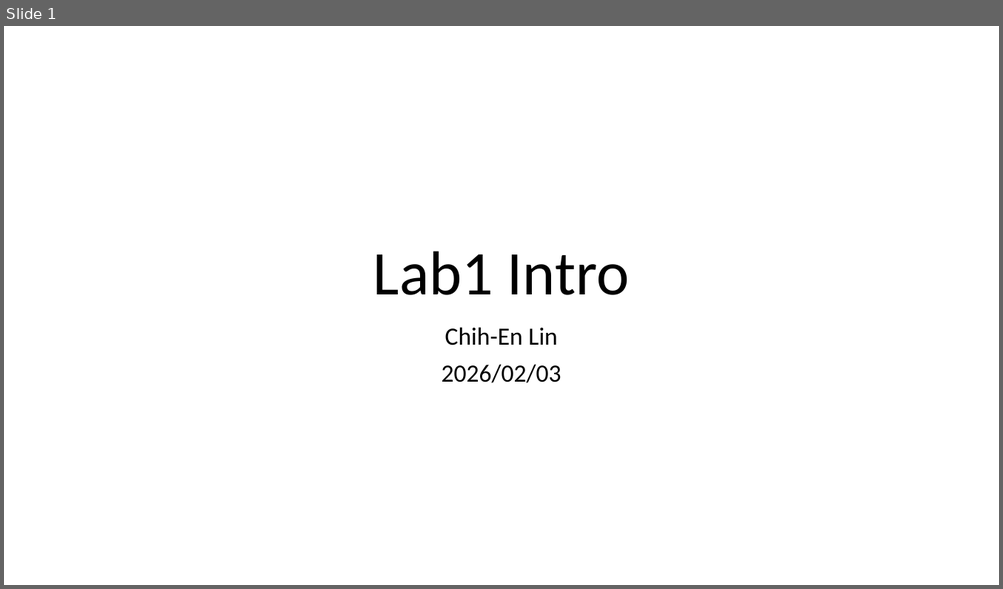
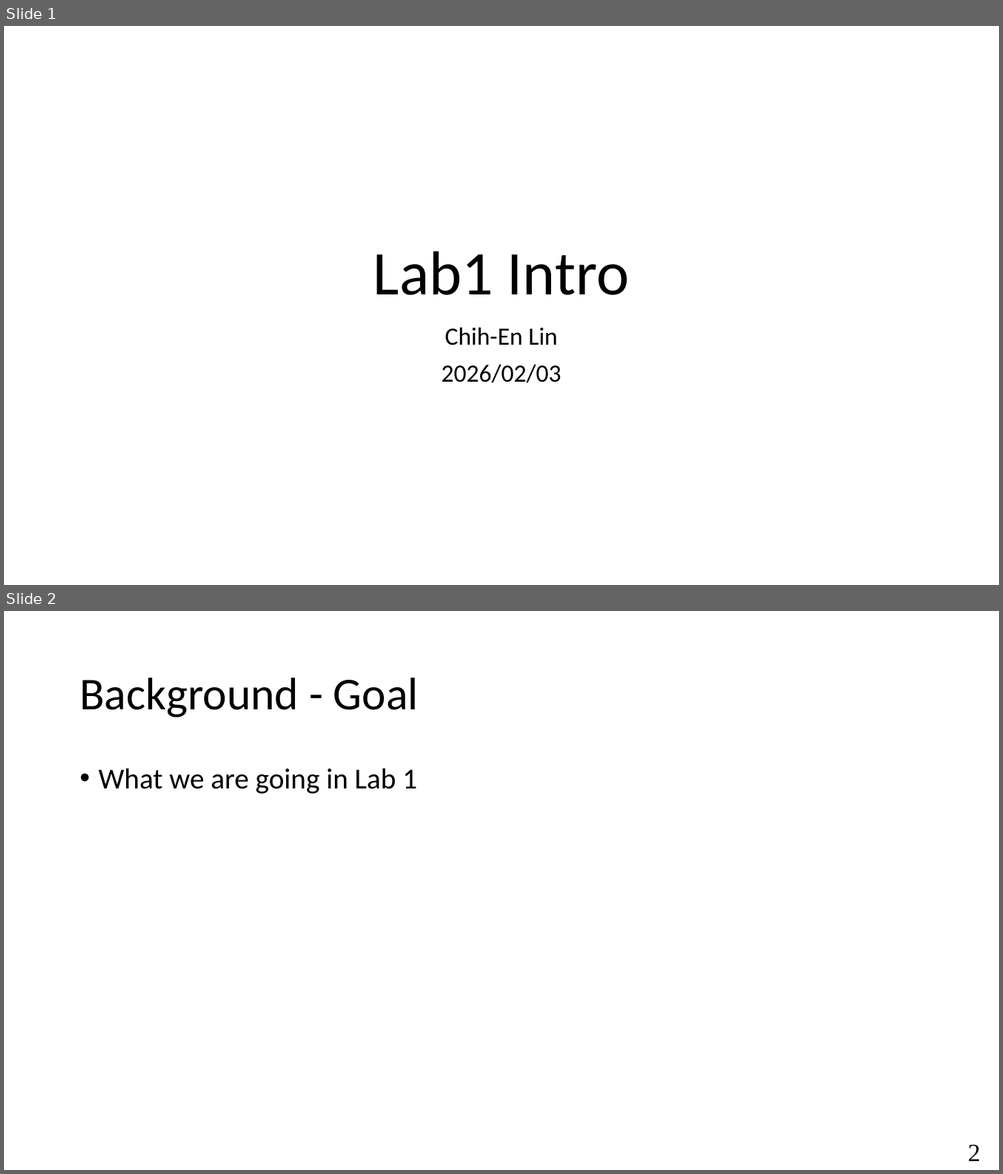
Before and after one commit to antoniobianchi333/cs408, a slide deck: labs/lab1/slides/lab1_intro.pptx. Shown one above the other, each under a label of ours: slide 1 before the commit, slides 1 and 2 after it. The pictures are 1003x589 and 1003x1174 pixels, drawn with LibreOffice and Linux fonts; fonts in the diff are those of the drawing. Boxes give left, top, right and bottom in pixels: in the first picture for what was removed or moved away, otherwise in the second. Text is boxed around its words. In the diff, an @@ line names an element or a change of style, - is before the commit and + after.

```diff
--- a/labs/lab1/slides/lab1_intro.pptx
+++ b/labs/lab1/slides/lab1_intro.pptx
@@ slide 2 added at <box>4,611,999,1170</box>, background #FFFFFF @@
@@ title added at <box>79,678,418,718</box>, 44 pt, text #000000 @@
+Background - Goal
@@ text added at <box>99,768,417,794</box>, 28 pt, text #000000 @@
+• What we are going in Lab 1
@@ page number added at <box>967,1145,980,1162</box>, 24 pt, text #000000 @@
+2
```
Also in this commit, not shown: 3 slides changed, 1 other slide added, 2 other files.
